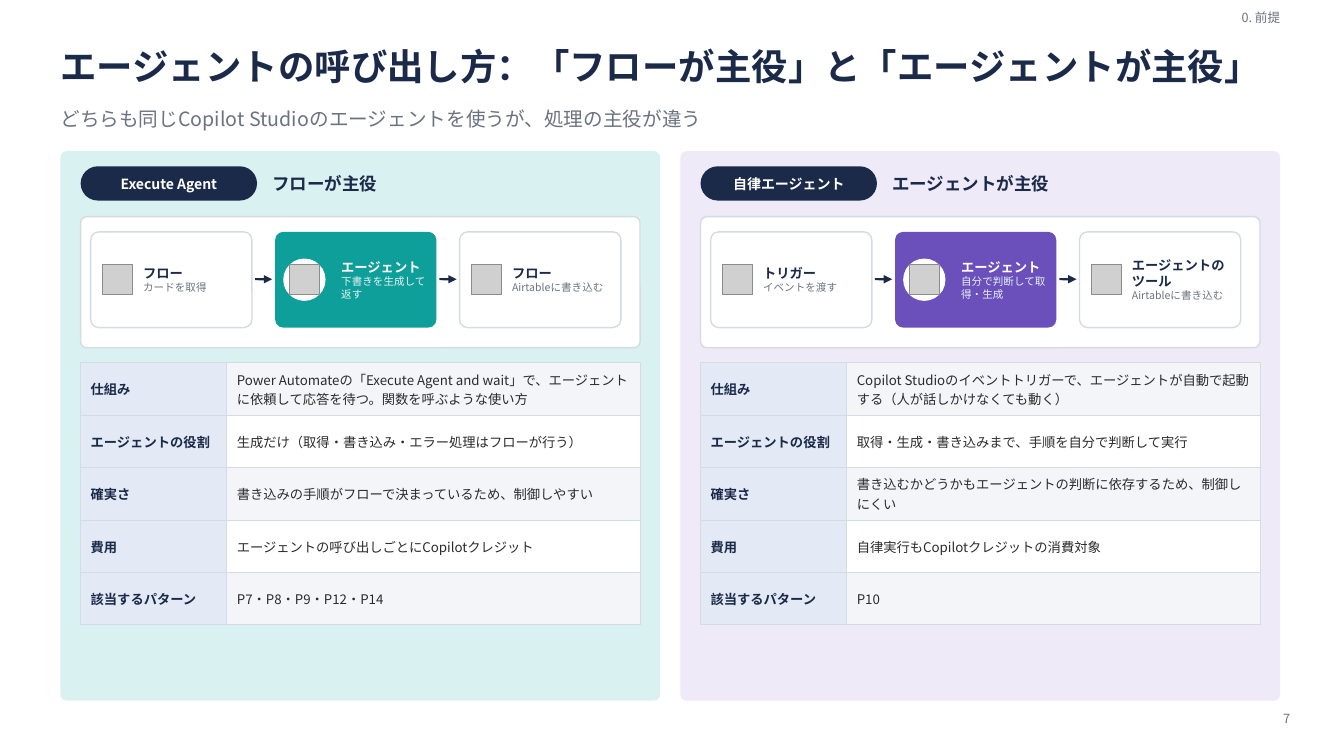
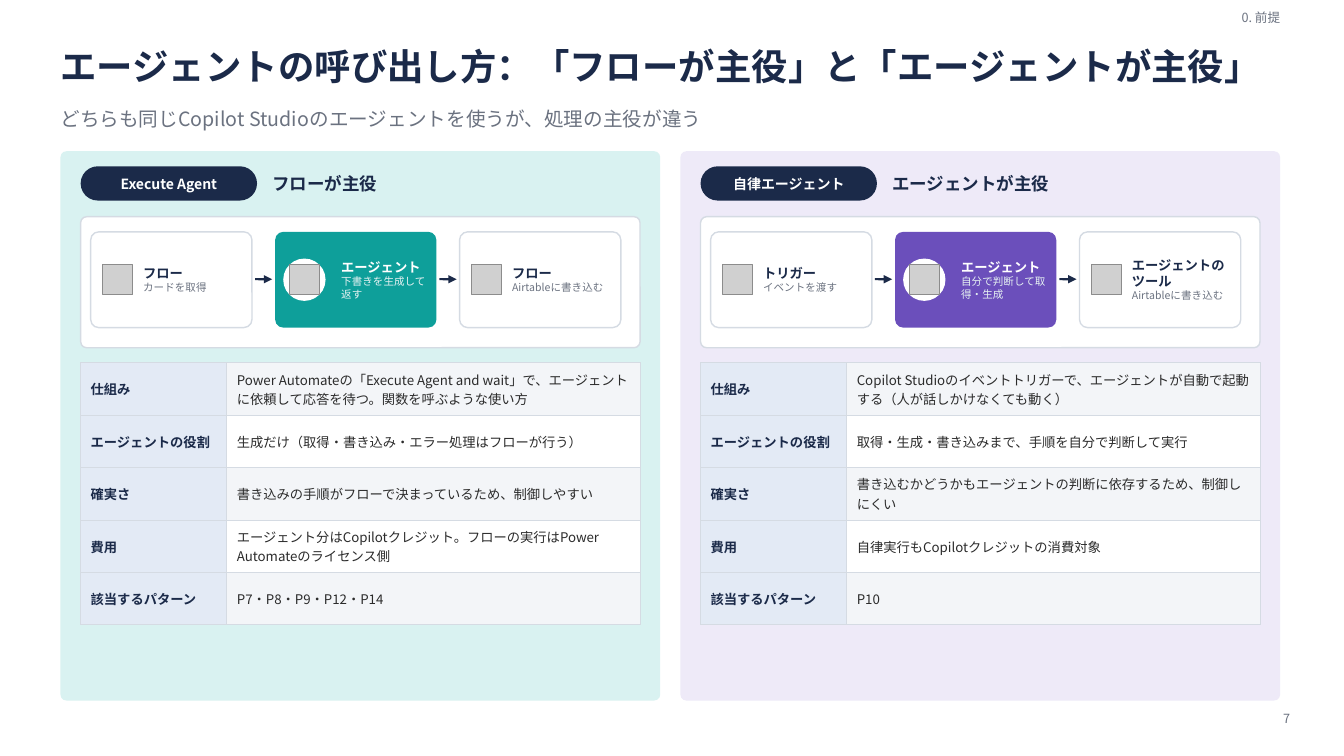
Before and after one commit to audeoinc/share, a slide deck: slide 7 of agent/docs/Airtable×Copilotエージェント連携方式の調査.pptx. Drawn at 1344x756 pixels with LibreOffice and Linux fonts; fonts in the diff are those of the drawing; grey boxes stand for pictures. Boxes give left, top, right and bottom in pixels: in the first picture for what was removed or moved away, otherwise in the second. Text is boxed around its words. In the diff, an @@ line names an element or a change of style, - is before the commit and + after.

```diff
--- a/agent/docs/Airtable×Copilotエージェント連携方式の調査.pptx
+++ b/agent/docs/Airtable×Copilotエージェント連携方式の調査.pptx
@@ table at [81, 363, 640, 609] @@
-row 4, column 2: エージェントの呼び出しごとにCopilotクレジット
+row 4, column 2: エージェント分はCopilotクレジット。フローの実行はPower Automateのライセンス側
```
Also in this commit, not shown: 13 other slides changed, 2 other files.
